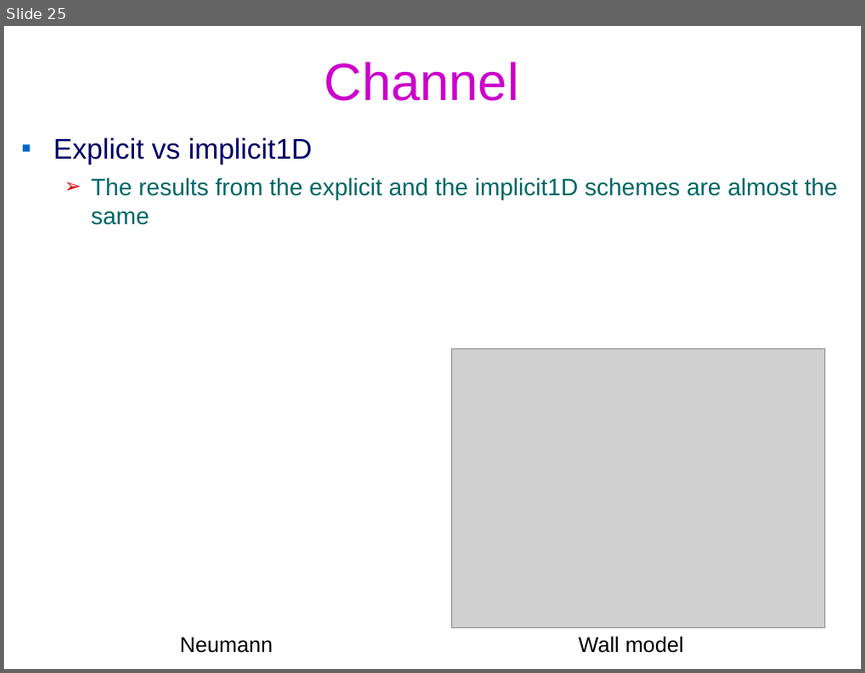
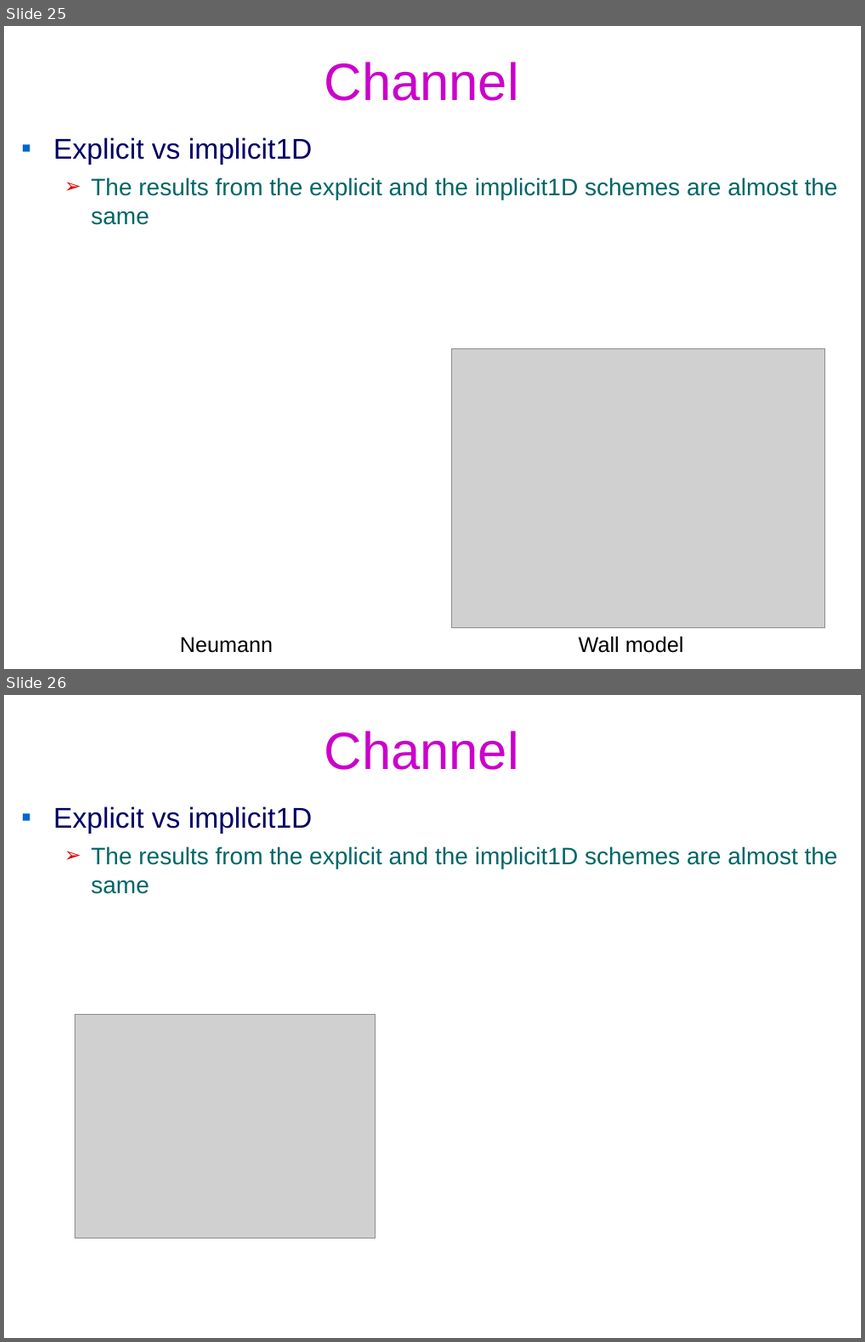
Before and after one commit to federicoVerolini/CaLES, a slide deck: docs/vv.pptx. Shown one above the other, each under a label of ours: slide 25 before the commit, slides 25 and 26 after it. The pictures are 865x673 and 865x1342 pixels, drawn with LibreOffice and Linux fonts; fonts in the diff are those of the drawing; grey boxes stand for pictures; background and template pictures are left out. Boxes give left, top, right and bottom in pixels: in the first picture for what was removed or moved away, otherwise in the second. Text is boxed around its words. In the diff, an @@ line names an element or a change of style, - is before the commit and + after.

```diff
--- a/docs/vv.pptx
+++ b/docs/vv.pptx
@@ slide 26 added at (x1=4, y1=695, x2=861, y2=1338), background #FFFFFF @@
@@ title added at (x1=324, y1=731, x2=519, y2=770), 44 pt, text #CC00CC @@
+Channel
@@ text added at (x1=53, y1=806, x2=838, y2=894), 20 pt, text #006666 @@
+▪ Explicit vs implicit1D
+  ➢ The results from the explicit and the implicit1D schemes are almost the same
@@ picture added at (x1=75, y1=1015, x2=375, y2=1237) @@
```
Also in this commit, not shown: 2 slides changed, 3 other slides added, 4 slides removed, 15 other files.
